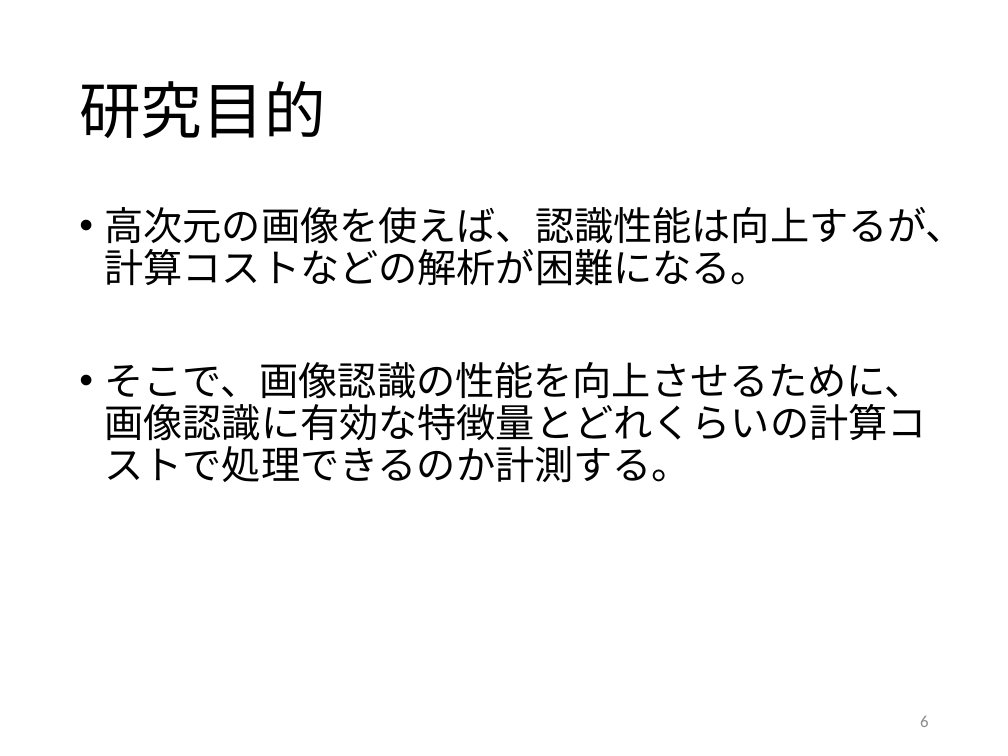
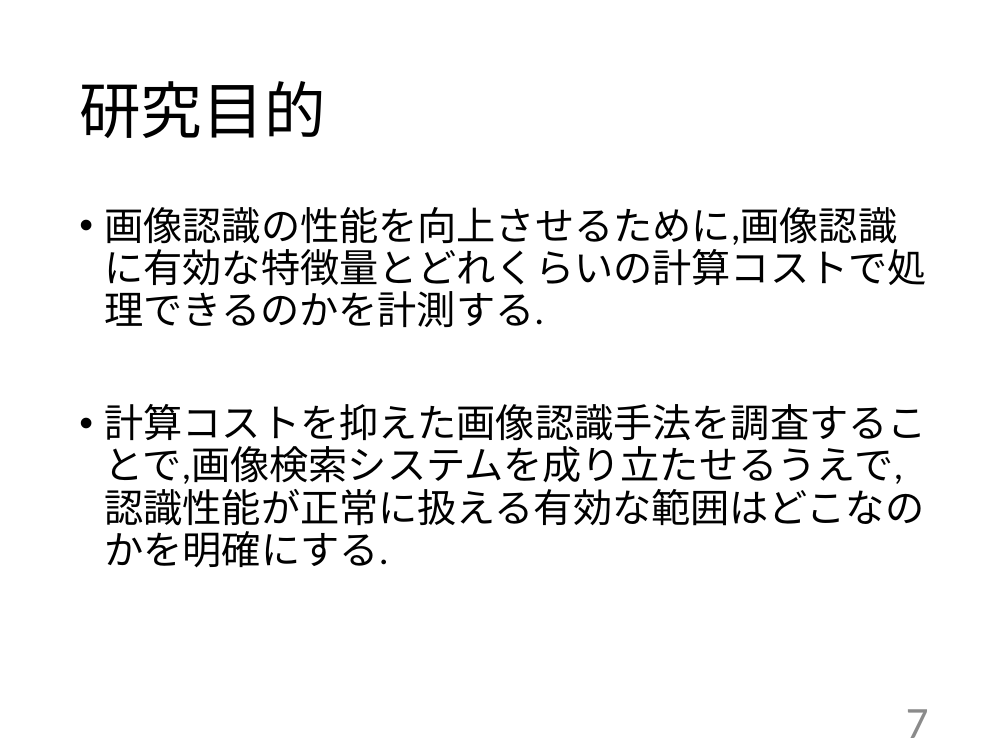
Before and after one commit to kait-takanolab/1821005-yoshioka-thesis, a slide deck: slide 7 of 1821005_中間発表.pptx (slide 6 before the commit). Drawn at 1008x756 pixels with LibreOffice and Linux fonts; fonts in the diff are those of the drawing. Boxes give left, top, right and bottom in pixels: in the first picture for what was removed or moved away, otherwise in the second. Text is boxed around its words. In the diff, an @@ line names an element or a change of style, - is before the commit and + after.

```diff
--- a/1821005_中間発表.pptx
+++ b/1821005_中間発表.pptx
@@ text at <box>105,207,927,568</box>: text changed @@
-• 高次元の画像を使えば、認識性能は向上するが、計算コストなどの解析が困難になる。
-• そこで、画像認識の性能を向上させるために、画像認識に有効な特徴量とどれくらいの計算コストで処理できるのか計測する。
+• 画像認識の性能を向上させるために,画像認識に有効な特徴量とどれくらいの計算コストで処理できるのかを計測する.
+• 計算コストを抑えた画像認識手法を調査することで,画像検索システムを成り立たせるうえで,認識性能が正常に扱える有効な範囲はどこなのかを明確にする.
@@ page number at <box>906,709,929,738</box>: text changed; size 12 to 32 pt @@
-6
+7
```
Also in this commit, not shown: 8 other slides changed, 2 slides added.
